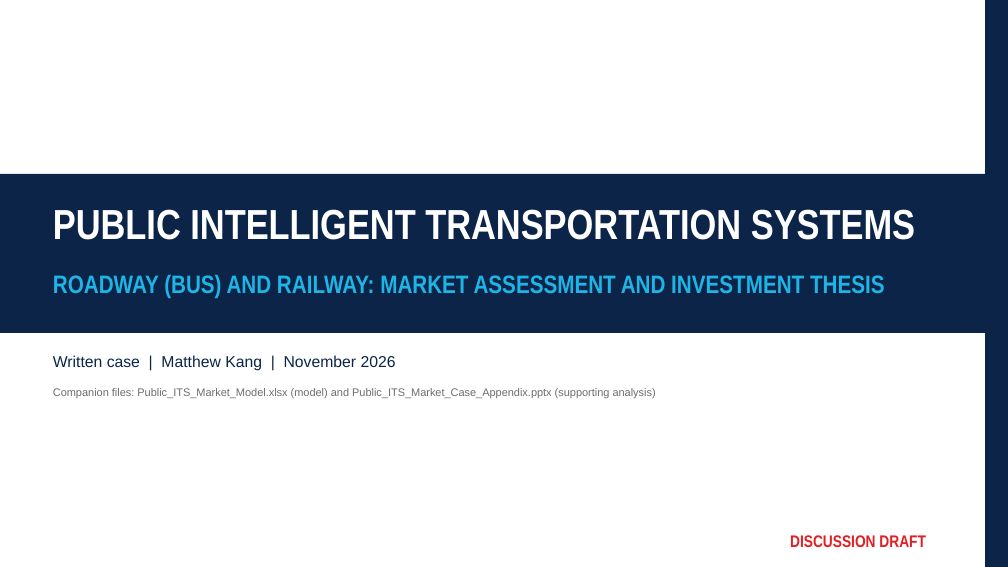
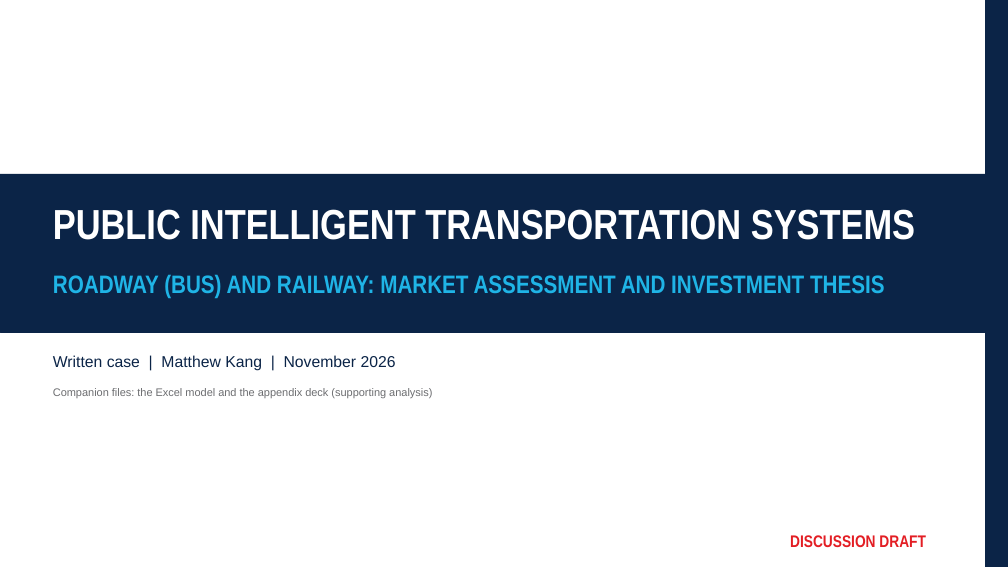
Before and after one commit to matthewkang858/Project-2-, a slide deck: slide 1 of its-market-case/deck/Public_ITS_Market_Case.pptx. Drawn at 1008x567 pixels with LibreOffice and Linux fonts; fonts in the diff are those of the drawing. Boxes give left, top, right and bottom in pixels: in the first picture for what was removed or moved away, otherwise in the second. Text is boxed around its words. In the diff, an @@ line names an element or a change of style, - is before the commit and + after.

```diff
--- a/its-market-case/deck/Public_ITS_Market_Case.pptx
+++ b/its-market-case/deck/Public_ITS_Market_Case.pptx
@@ text at (53,388,432,398): text changed @@
-Companion files: Public_ITS_Market_Model.xlsx (model) and Public_ITS_Market_Case_Appendix.pptx (supporting analysis)
+Companion files: the Excel model and the appendix deck (supporting analysis)
```
Also in this commit, not shown: 5 other slides changed, 3 other files.
